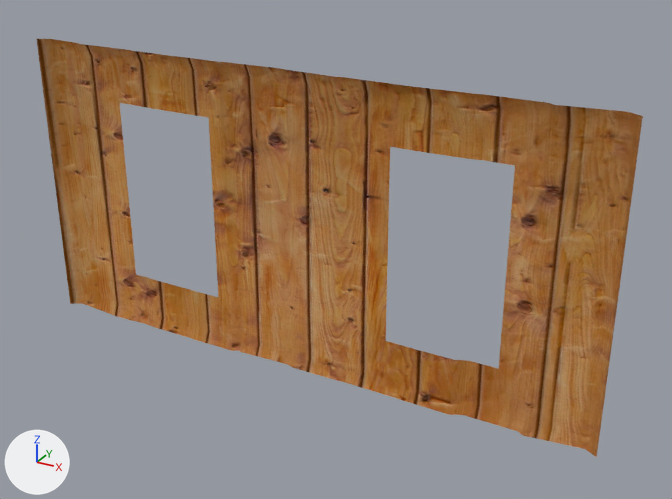
Two versions of the FBX model Assets/Models/RoomGrayboxes/WoodWall/Windows/woodWallWindows.fbx, one commit apart.
Rendered twice from a 50 mm camera at (3.52, -8.22, 4.03) aimed at (0.31, -2.37, 1.11). The axes (+X, +Y, +Z) are drawn at lower left. The lights are the same throughout. Objects named as collision shapes, trigger or cutter boxes, shadow casters or lower levels of detail are left out.

The scene before the commit, as lines of its bpy script (objects in view):
```python
me_plane_002 = bpy.data.meshes.new('Plane.002')
me_plane_002.from_pydata(...)  # 156 vertices, 108 faces; spans x -2.5..2.5, y -2.51..-2.4, z 0.0..2.5
me_plane_002.materials.append(mat_woodmat)
ob_woodwallwindow_lod0 = bpy.data.objects.new('WoodWallWindow_LOD0', me_plane_002)
ob_woodwallwindow_lod0.location = (0.0, 0.0, 0.0)
```
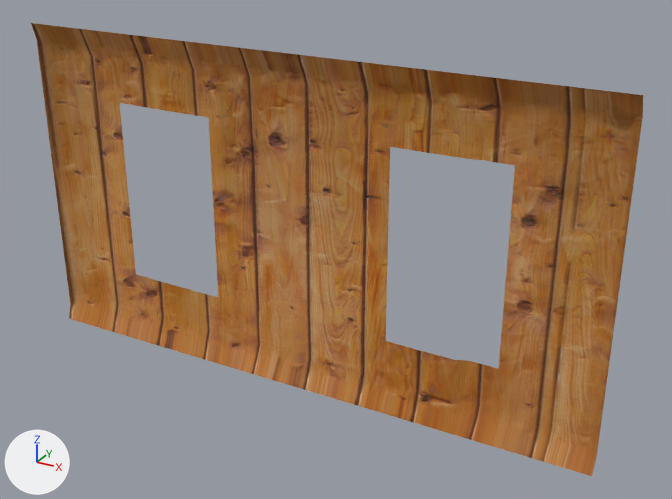
Pixel boxes [x1, y1, x2, y2] of what changed, in the pictures (672 x 499 px):
'WoodWallWindow_LOD0', reshaped (8% taller): before [37, 39, 643, 457]; after [31, 23, 643, 476]
part 1 of me_plane_002, added (brown): after [31, 23, 643, 476]
part 2 of me_plane_002, recoloured: [37, 39, 643, 457] in both

The change, as a list of edits to the scene's bpy script:
```text
Add mat_woodmat_002:
    mat_woodmat_002 = bpy.data.materials.new('WoodMat.002')
    # uses the picture img_wood_jpg
    # uses the picture img_wood_nrm_png
Change me_plane_002:
    used by ob_woodwallwindow_lod0; location = (0.0, 0.0, 0.0)
    remove me_plane_002.from_pydata(...)  # 156 vertices, 108 faces; spans x -2.5..2.5, y -2.51..-2.4, z 0.0..2.5
    add me_plane_002.from_pydata(...)  # 218 vertices, 168 faces; spans x -2.5..2.5, y -2.54..-2.4, z -0.14..2.64
    me_plane_002 part 1
    41 vertices are added at x -2.5..2.49, y -2.54, z -0.14..2.64
    9 new vertices lie (0.0, -0.05, 0.14) away from vertices in x -2.03..2.01, y -2.49, z 2.5
    6 new vertices lie (0.0, -0.07, 0.14) away from vertices in x -2.07..1.43, y -2.47, z 2.5
    6 new vertices lie (0.0, -0.05, -0.14) away from vertices in x -1.14..0.91, y -2.49, z 0.0
    60 new faces join them
    me_plane_002 part 2: 108 faces spanning x -2.5..2.5, y -2.51..-2.4, z 0.0..2.5 switch from mat_woodmat to mat_woodmat_002
```
